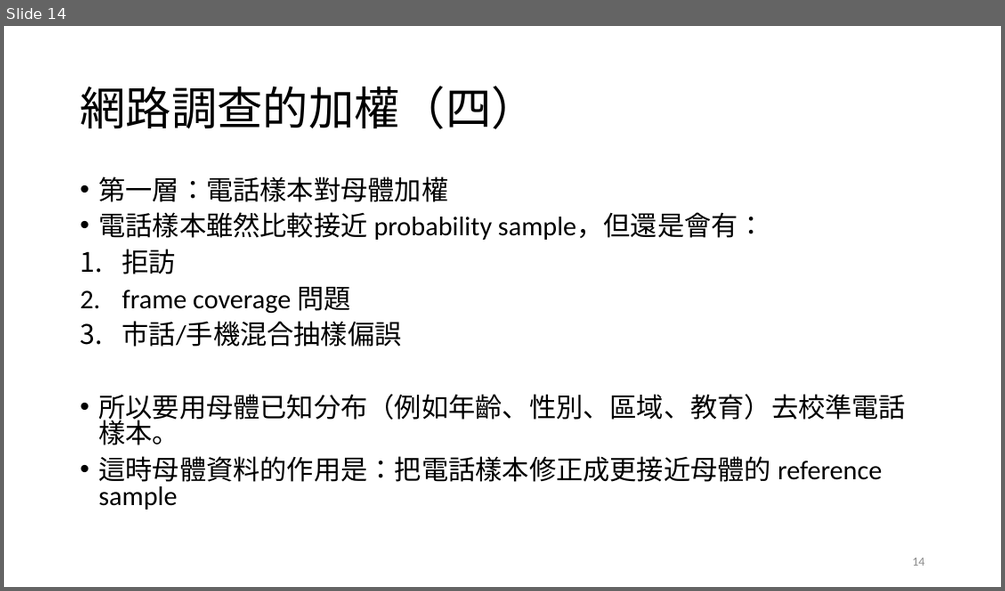
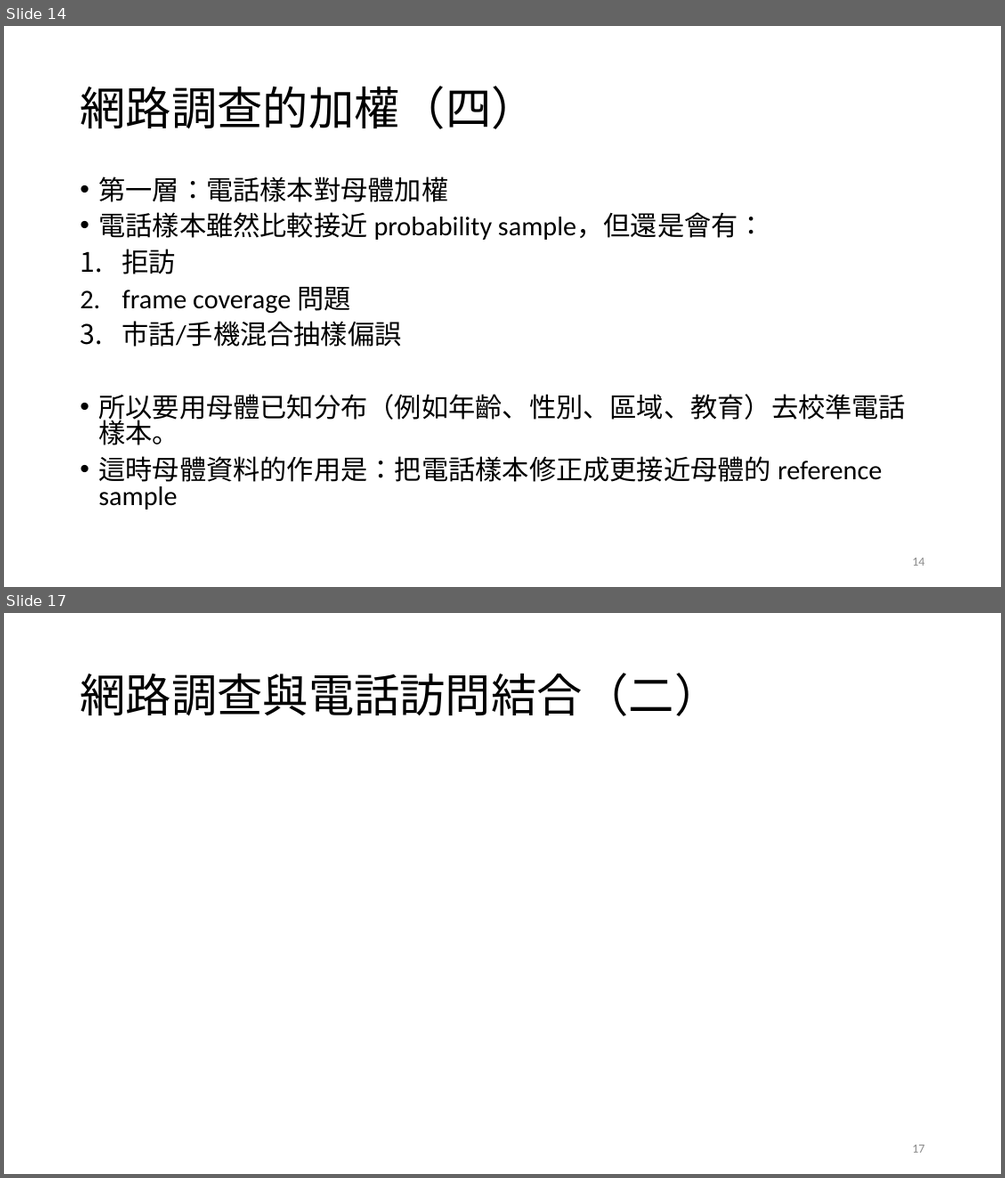
Before and after one commit to TsaiChiahung/PublicOpinion2026, a slide deck: 投影片/民意與調查Week4.pptx. Shown one above the other, each under a label of ours: slide 14 before the commit, slides 14 and 17 after it; the slides between them are not shown. The pictures are 1005x591 and 1005x1178 pixels, drawn with LibreOffice and Linux fonts; fonts in the diff are those of the drawing; grey boxes stand for pictures. Boxes give left, top, right and bottom in pixels: in the first picture for what was removed or moved away, otherwise in the second. Text is boxed around its words. In the diff, an @@ line names an element or a change of style, - is before the commit and + after.

```diff
--- a/投影片/民意與調查Week4.pptx
+++ b/投影片/民意與調查Week4.pptx
@@ slide 17 added at [4,613,1001,1174], background #FFFFFF @@
@@ title added at [80,673,720,716], 44 pt, text #000000 @@
+網路調查與電話訪問結合（二）
@@ page number added at [912,1144,924,1152], 12 pt, text #8C8C8C @@
+17
```
Also in this commit, not shown: 2 slides changed, 3 other slides added, 1 slide removed, 1 other file.
